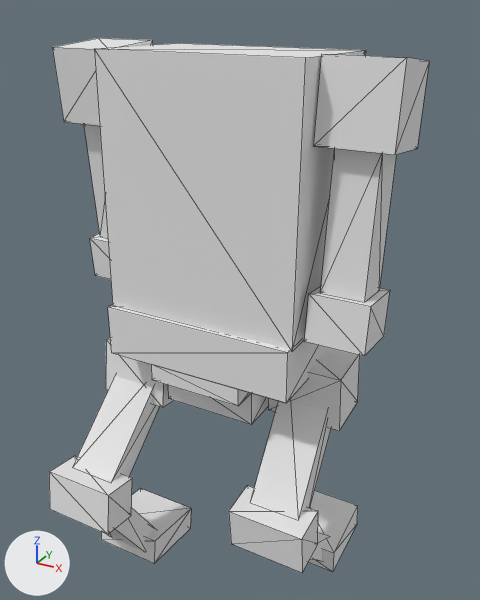
One commit to the glTF model mods/va_units/models/va_units_vox_commander.gltf: the scene before it, then after it.
One viewpoint serves both versions: a camera (50 mm lens) standing at (10.0, -17.0, 19.1) and looking at (0.6, 0.2, 10.5). Lighting does not change. The marker at lower left points along +X, +Y and +Z. Mesh edges are drawn as thin lines. Where no turn or scale is listed for an object, it has been applied to the vertices. Vertices at the same position are counted once.

The scene before the commit, as lines of its bpy script (objects in view):
```python
me_mesh_0 = bpy.data.meshes.new('Mesh_0')
me_mesh_0.from_pydata(...)  # 8 vertices, 12 faces; spans x -3.24..3.25, y -2.1..2.24, z -3.49..4.44
me_mesh_0.materials.append(mat_material_0)  # its picture is missing
# before: 0 (3.19, -2.1, -3.46) at pixel (292, 351), 3 (-3.24, -2.1, -3.41) at pixel (112, 305), 4 (-3.24, 2.18, -3.44), 7 (3.19, 2.19, -3.49)
me_mesh_1 = bpy.data.meshes.new('Mesh_1')
me_mesh_1.from_pydata(...)  # 24 vertices, 32 faces; spans x -1.06..1.1, y -1.2..1.4, z -6.52..1.31
me_mesh_1.materials.append(mat_material_0)  # its picture is missing
me_mesh_2 = bpy.data.meshes.new('Mesh_2')
me_mesh_2.from_pydata(...)  # 24 vertices, 32 faces; spans x -1.06..1.1, y -1.55..1.16, z -6.52..1.33
me_mesh_2.materials.append(mat_material_0)  # its picture is missing
me_mesh_3 = bpy.data.meshes.new('Mesh_3')
me_mesh_3.from_pydata(...)  # 24 vertices, 36 faces; spans x -3.21..3.21, y -1.61..2.86, z 0.0..3.45
me_mesh_3.materials.append(mat_material_0)  # its picture is missing
# before: 2 (-3.21, 2.86, 3.45), 3 (3.21, 2.86, 3.45), 6 (3.21, -1.61, 3.45) at pixel (287, 352), 7 (-3.21, -1.61, 3.45) at pixel (107, 307)
me_mesh_5 = bpy.data.meshes.new('Mesh_5')
me_mesh_5.from_pydata(...)  # 40 vertices, 52 faces; spans x -1.25..1.25, y -3.3..2.27, z -7.18..1.18
me_mesh_5.materials.append(mat_material_0)  # its picture is missing
ob_cube = bpy.data.objects.new('cube', me_mesh_0)
ob_cube.location = (0.06, 0.53, 13.57)
ob_cube_001 = bpy.data.objects.new('cube.001', me_mesh_1)
ob_cube_001.location = (-4.17, 0.24, 16.85)
ob_cube_002 = bpy.data.objects.new('cube.002', me_mesh_2)
ob_cube_002.location = (4.4, 0.28, 16.69)
ob_cube_003 = bpy.data.objects.new('cube.003', me_mesh_3)
ob_cube_003.location = (0.0, -0.18, 6.71)
ob_cuboid_001 = bpy.data.objects.new('cuboid.001', me_mesh_5)
ob_cuboid_001.location = (3.04, 0.58, 7.74)
# also in view: 'cuboid' at (-3.0, -1.8, 4.1)
```
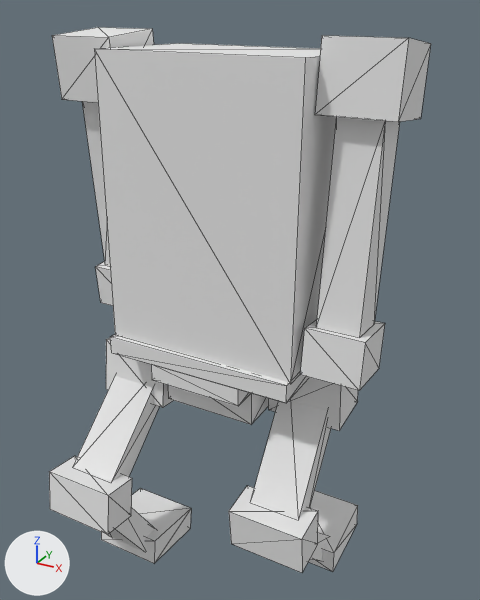
Commit message: update units

Location of each change, [x1, y1, x2, y2] in pixels of the pictures (480 x 600 px; the box of a moved part takes in the faces that stretch with it):
```json
{"object": "cube", "change": "reshaped", "before": [94, 43, 366, 352], "after": [94, 43, 337, 384]}
{"object": "cube.002", "change": "reshaped, moved", "before": [304, 54, 429, 356], "after": [300, 35, 431, 391], "on screen": "18% taller"}
{"object": "cube.003", "change": "reshaped", "before": [108, 305, 327, 424], "after": [110, 334, 308, 424]}
{"object": "cube.001", "change": "reshaped, moved", "before": [52, 38, 153, 279], "after": [52, 27, 154, 306], "on screen": "16% taller"}
{"part": 1, "of": "me_mesh_0", "change": "moved or reshaped", "before": [94, 49, 366, 352], "after": [94, 49, 337, 384]}
{"part": 2, "of": "me_mesh_1", "change": "moved or reshaped", "before": [90, 233, 111, 279], "after": [95, 261, 113, 306]}
{"part": 3, "of": "me_mesh_1", "change": "moved or reshaped", "before": [84, 124, 108, 238], "after": [82, 101, 110, 266]}
{"part": 4, "of": "me_mesh_1", "change": "moved or reshaped", "before": [52, 40, 153, 126], "after": [52, 29, 154, 103]}
{"part": 5, "of": "me_mesh_2", "change": "moved or reshaped", "before": [304, 286, 390, 356], "after": [300, 319, 385, 391]}
{"part": 6, "of": "me_mesh_2", "change": "moved or reshaped", "before": [321, 148, 396, 302], "after": [316, 117, 400, 338]}
{"part": 7, "of": "me_mesh_2", "change": "moved or reshaped", "before": [313, 54, 429, 155], "after": [315, 35, 431, 122]}
{"part": 8, "of": "me_mesh_3", "change": "moved or reshaped", "before": [108, 305, 327, 399], "after": [110, 334, 308, 399]}
```

Scene script edits in JSON lines:
```json
{"block": "me_mesh_0", "where": "me_mesh_0.from_pydata(...)  # 8 vertices, 12 faces; spans x -3.24..3.25, y -2.1..2.24, z -3.49..4.44"}
{"block": "me_mesh_0", "where": "# used by ob_cube; location = (0.06, 0.53, 13.57)"}
{"block": "me_mesh_0", "change": "me_mesh_0 part 1"}
{"op": "add", "block": "me_mesh_0", "code": "for i in [0, 3, 4, 7]: me_mesh_0.vertices[i].co += Vector((-0.01, -0.01, -1.07))"}
{"block": "me_mesh_1", "where": "me_mesh_1.from_pydata(...)  # 24 vertices, 32 faces; spans x -1.06..1.1, y -1.2..1.4, z -6.52..1.31"}
{"block": "me_mesh_1", "where": "# used by ob_cube_001; location = (-4.17, 0.24, 16.85)"}
{"block": "me_mesh_1", "change": "me_mesh_1 part 2: the loose piece of 8 vertices spanning x -0.92..0.87, y -0.5..1.4, z -6.52..-4.93 is moved by (-0.01, 0.12, -1.42)"}
{"block": "me_mesh_1", "change": "me_mesh_1 part 3: all 4 vertices in x -0.66..0.62, y -0.25..1.03, z -5.07..-4.95 are moved by (-0.01, 0.12, -1.42)"}
{"block": "me_mesh_1", "change": "me_mesh_1 part 4: all 8 vertices in x -1.06..1.08, y -1.01..1.12, z -1.1..-0.91 are moved by (0.0, -0.03, 0.36)"}
{"block": "me_mesh_2", "where": "me_mesh_2.from_pydata(...)  # 24 vertices, 32 faces; spans x -1.06..1.1, y -1.55..1.16, z -6.52..1.33"}
{"block": "me_mesh_2", "where": "# used by ob_cube_002; location = (4.4, 0.28, 16.69)"}
{"block": "me_mesh_2", "change": "me_mesh_2 part 5: the loose piece of 8 vertices spanning x -0.92..0.87, y -1.55..0.37, z -6.52..-4.9 is moved by (-0.01, -0.14, -1.42)"}
{"block": "me_mesh_2", "change": "me_mesh_2 part 6: all 4 vertices in x -0.66..0.62, y -1.16..0.12, z -5.07..-4.93 are moved by (-0.01, -0.14, -1.42)"}
{"block": "me_mesh_2", "change": "me_mesh_2 part 7: all 8 vertices in x -1.06..1.08, y -1.19..0.94, z -1.11..-0.89 are moved by (0.0, 0.03, 0.36)"}
{"block": "me_mesh_3", "where": "me_mesh_3.from_pydata(...)  # 24 vertices, 36 faces; spans x -3.21..3.21, y -1.61..2.86, z 0.0..3.45"}
{"block": "me_mesh_3", "where": "# used by ob_cube_003; location = (0.0, -0.18, 6.71)"}
{"block": "me_mesh_3", "change": "me_mesh_3 part 8"}
{"op": "add", "block": "me_mesh_3", "code": "for i in [2, 3, 6, 7]: me_mesh_3.vertices[i].co += Vector((0.0, 0.0, -1.07))"}
{"op": "set", "path": "ob_cube_001.location", "old": "(-4.17, 0.24, 16.85)", "new": "(-4.17, 0.28, 17.17)"}
{"op": "set", "path": "ob_cube_002.location", "old": "(4.4, 0.28, 16.69)", "new": "(4.4, 0.25, 17.11)"}
```
